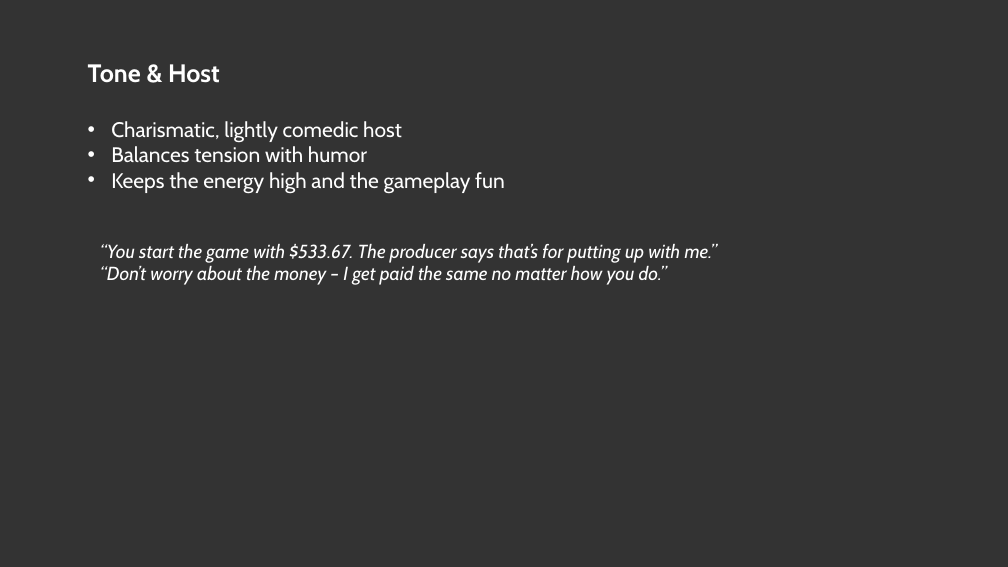
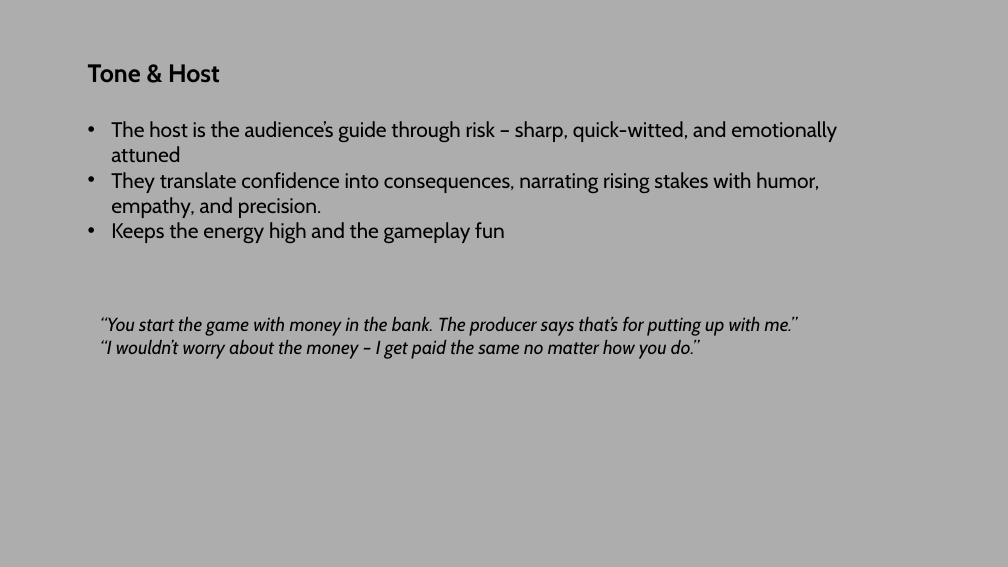
Before and after one commit to mikehardware/risk-vs-reward, a slide deck: slide 6 of risk-vs-reward/downloads/RvR Pitch Deck.pptx. Drawn at 1008x567 pixels with LibreOffice and Linux fonts; fonts in the diff are those of the drawing. Boxes give left, top, right and bottom in pixels: in the first picture for what was removed or moved away, otherwise in the second. Text is boxed around its words. In the diff, an @@ line names an element or a change of style, - is before the commit and + after.

```diff
--- a/risk-vs-reward/downloads/RvR Pitch Deck.pptx
+++ b/risk-vs-reward/downloads/RvR Pitch Deck.pptx
@@ background #333333 to #ADADAD @@
@@ text "Tone & Host" at bbox=[88, 64, 220, 83]: text colour #FFFFFF to #000000 @@
@@ text at bbox=[111, 121, 837, 218]: text changed; text colour #FFFFFF to #000000 @@
-• Charismatic, lightly comedic host
-• Balances tension with humor
+• The host is the audience’s guide through risk – sharp, quick-witted, and emotionally attuned
+• They translate confidence into consequences, narrating rising stakes with humor, empathy, and precision.
@@ text at bbox=[111, 222, 505, 243]: text colour #FFFFFF to #000000 in "Keeps the energy high and the gameplay ..." @@
@@ text at bbox=[100, 317, 798, 359]: text changed; text colour #FFFFFF to #000000 @@
-“You start the game with $533.67. The producer says that’s for putting up with me.”
-“Don’t worry about the money – I get paid the same no matter how you do.”
+“You start the game with money in the bank. The producer says that’s for putting up with me.”
+“I wouldn’t worry about the money – I get paid the same no matter how you do.”
```
Also in this commit, not shown: 9 other slides changed, 13 other files.
